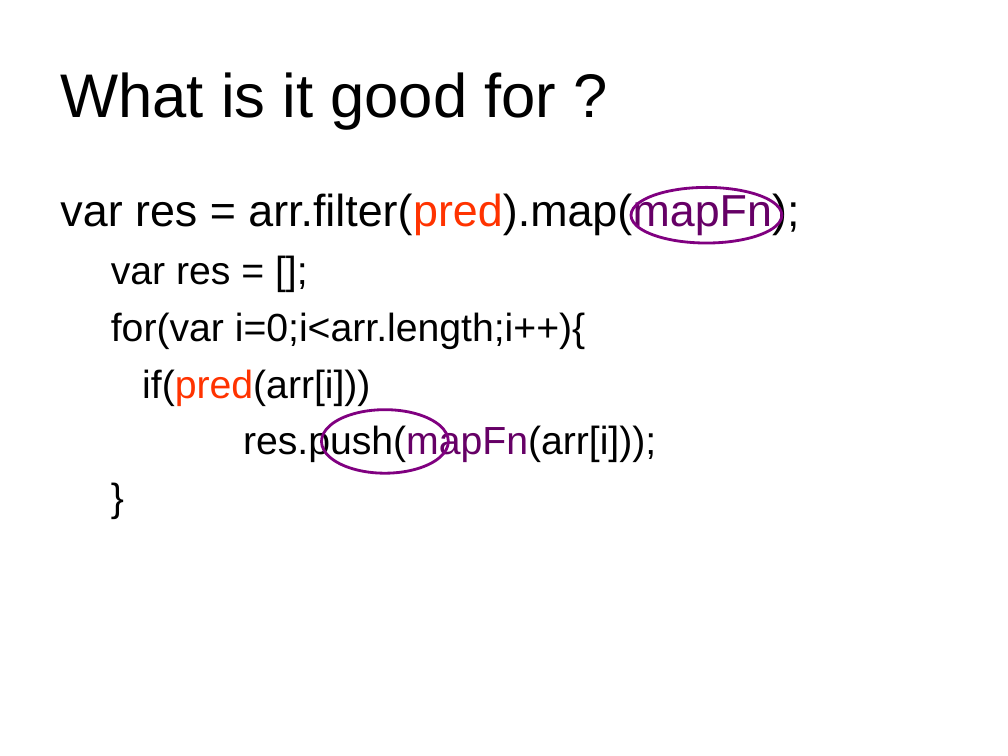
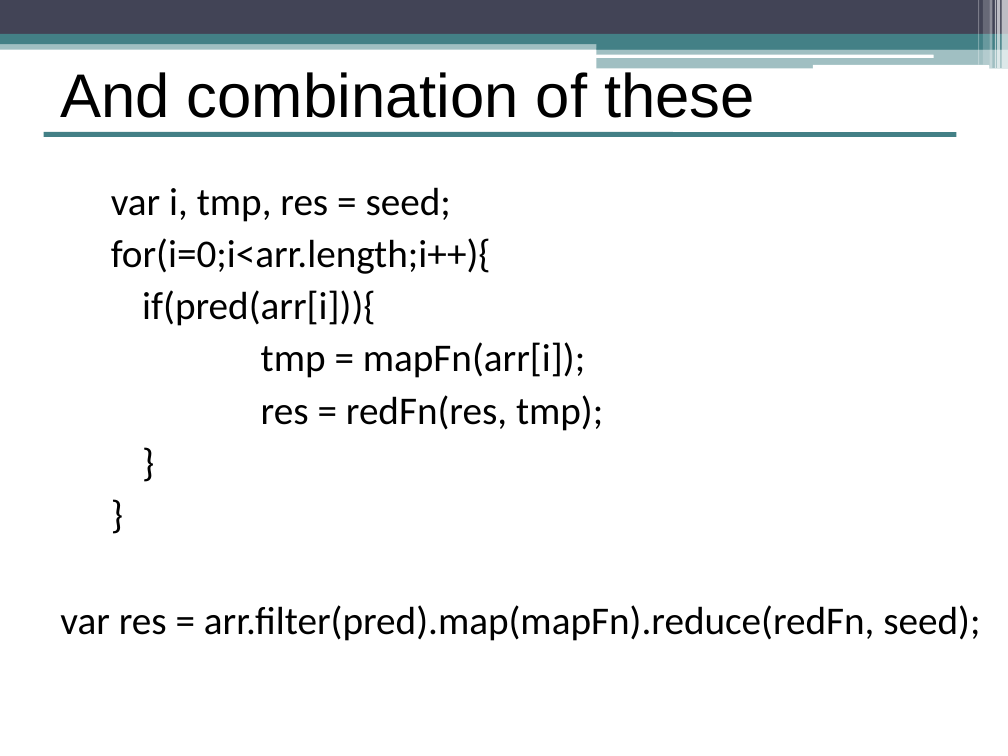
Before and after one commit to yoavrubin/talks, a slide deck: slide 54 of reversim/FP JS - reversim.ppt (slide 58 before the commit). Drawn at 1008x756 pixels with LibreOffice and Linux fonts; fonts in the diff are those of the drawing. Boxes give left, top, right and bottom in pixels: in the first picture for what was removed or moved away, otherwise in the second. Text is boxed around its words. In the diff, an @@ line names an element or a change of style, - is before the commit and + after.

```diff
--- a/reversim/FP JS - reversim.ppt
+++ b/reversim/FP JS - reversim.ppt
@@ rectangle added at [0,0,1008,34], fill #424456 @@
@@ rectangle added at [978,0,979,65], fill #FFFFFF at 30% opacity @@
@@ rectangle added at [983,0,989,65], fill #FFFFFF at 20% opacity @@
@@ rectangle added at [990,0,993,69], fill #FFFFFF at 40% opacity @@
@@ rectangle added at [995,0,996,69], fill #FFFFFF at 60% opacity @@
@@ rectangle added at [997,0,1000,69], fill #FFFFFF at 65% opacity @@
@@ rectangle added at [1002,0,1008,69], fill #FFFFFF at 65% opacity @@
@@ rectangle added at [0,40,1008,49], fill #438086 at 50% opacity @@
@@ rectangle added at [0,34,1008,44], fill #438086 @@
@@ rounded rectangle added at [596,54,933,57], fill #FFFFFF @@
@@ rectangle added at [597,39,1008,49], fill #438086 @@
@@ rectangle added at [597,48,1008,69], fill #438086 at 50% opacity @@
@@ title at [60,72,755,118]: text changed @@
-What is it good for ?
+And combination of these
@@ rounded rectangle added at [812,65,989,69], fill #FFFFFF @@
@@ line added from (43, 134) to (957, 134), #438086 3.49 pt @@
@@ text "var i, tmp, res = ..." at [60,187,980,641]: font Arial to Calibri in "}"; line spacing 1 to 0.9 @@
@@ text at [111,187,603,431]: text changed; font Arial to Calibri @@
-var res = arr.filter(pred).map(mapFn);
-  var res = [];
-  for(var i=0;i<arr.length;i++){
-  if(pred(arr[i]))
-  res.push(mapFn(arr[i]));
+  var i, tmp, res = seed;
+  for(i=0;i<arr.length;i++){
+  if(pred(arr[i])){
+  tmp = mapFn(arr[i]);
+  res = redFn(res, tmp);
@@ ellipse removed at [631,187,782,243] @@
@@ ellipse removed at [322,409,449,473] @@
@@ text at [60,605,980,641]: paragraphs added @@
+  }
+var res = arr.filter(pred).map(mapFn).reduce(redFn, seed);
```
Also in this commit, not shown: 44 other slides changed, 62 slides added, 49 slides removed.
